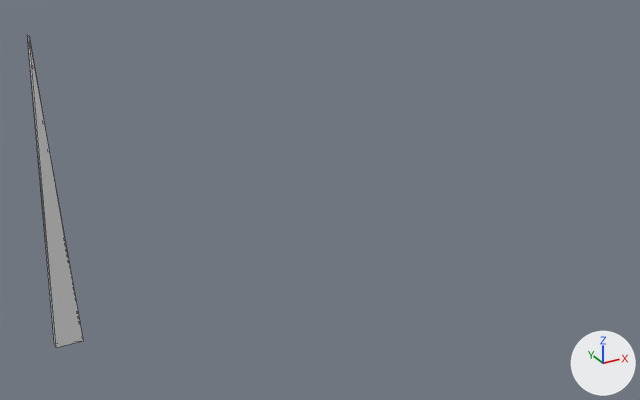
What one commit did to the glTF model assets/scene/Models/Needle.glb.
Rendered twice from a 50 mm camera at (-0.73, -3.96, 2.46) aimed at (1.47, 0.04, 0.46). Lighting does not change. The marker at lower right points along +X, +Y and +Z. The first picture is the older version. Mesh edges are drawn as thin lines. Vertices at exactly the same position are counted once.

Objects in the first picture: 'needle'.
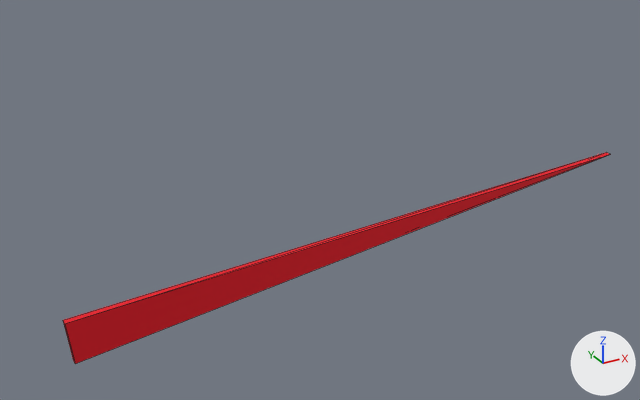
What differs and where, as boxes (x1, y1, x2, y2) in the pictures (640 x 400 px):
```json
{"object": "needle", "change": "recoloured, reshaped", "before": [27, 35, 84, 348], "after": [63, 153, 610, 364], "on screen": "white to red, 845% wider, 32% shorter"}
```

Edits to the scene script, one JSON object a line:
```json
{"op": "add", "block": "mat_needlemat", "code": ["mat_needlemat = principled_material('NeedleMat')", "mat_needlemat.base_color = (0.8, 0.0, 0.0116)  # red #e7001c", "mat_needlemat.roughness = 0.779"]}
{"block": "me_cube_019", "where": "# used by ob_needle; location = (0.0, 0.0, 0.0)"}
{"op": "remove", "block": "me_cube_019", "code": "me_cube_019.from_pydata(...)  # 6 vertices, 8 faces; spans x -0.07..0.07, y -0.02..0.02, z 0.0..1.56"}
{"op": "add", "block": "me_cube_019", "code": "me_cube_019.from_pydata(...)  # 6 vertices, 8 faces; spans x -0.01..3.65, y -0.02..0.02, z -0.12..0.35"}
{"block": "me_cube_019", "change": "me_cube_019 part 1"}
{"op": "set", "path": "me_cube_019.vertices[0].co", "old": "(-0.07, -0.02, 0.0)", "new": "(-0.01, -0.02, 0.12)", "note": "pixel (56, 347) -> pixel (64, 323)"}
{"op": "set", "path": "me_cube_019.vertices[1].co", "old": "(-0.07, 0.02, 0.0)", "new": "(-0.01, 0.02, 0.12)", "note": "pixel (54, 343) -> pixel (62, 320)"}
{"op": "set", "path": "me_cube_019.vertices[2].co", "old": "(0.07, -0.02, 0.0)", "new": "(0.01, -0.02, -0.12)", "note": "pixel (83, 340) -> pixel (75, 363)"}
{"op": "set", "path": "me_cube_019.vertices[3].co", "old": "(0.0, -0.02, 1.56)", "new": "(3.65, -0.02, 0.35)", "note": "pixel (29, 36) -> pixel (610, 154)"}
{"op": "set", "path": "me_cube_019.vertices[4].co", "old": "(0.07, 0.02, 0.0)", "new": "(0.01, 0.02, -0.12)", "note": "not seen -> pixel (73, 359)"}
{"op": "set", "path": "me_cube_019.vertices[5].co", "old": "(0.0, 0.02, 1.56)", "new": "(3.65, 0.02, 0.35)", "note": "pixel (27, 34) -> pixel (606, 152)"}
{"op": "add", "block": "me_cube_019", "code": "me_cube_019.materials.append(mat_needlemat)  # red #e7001c"}
```
